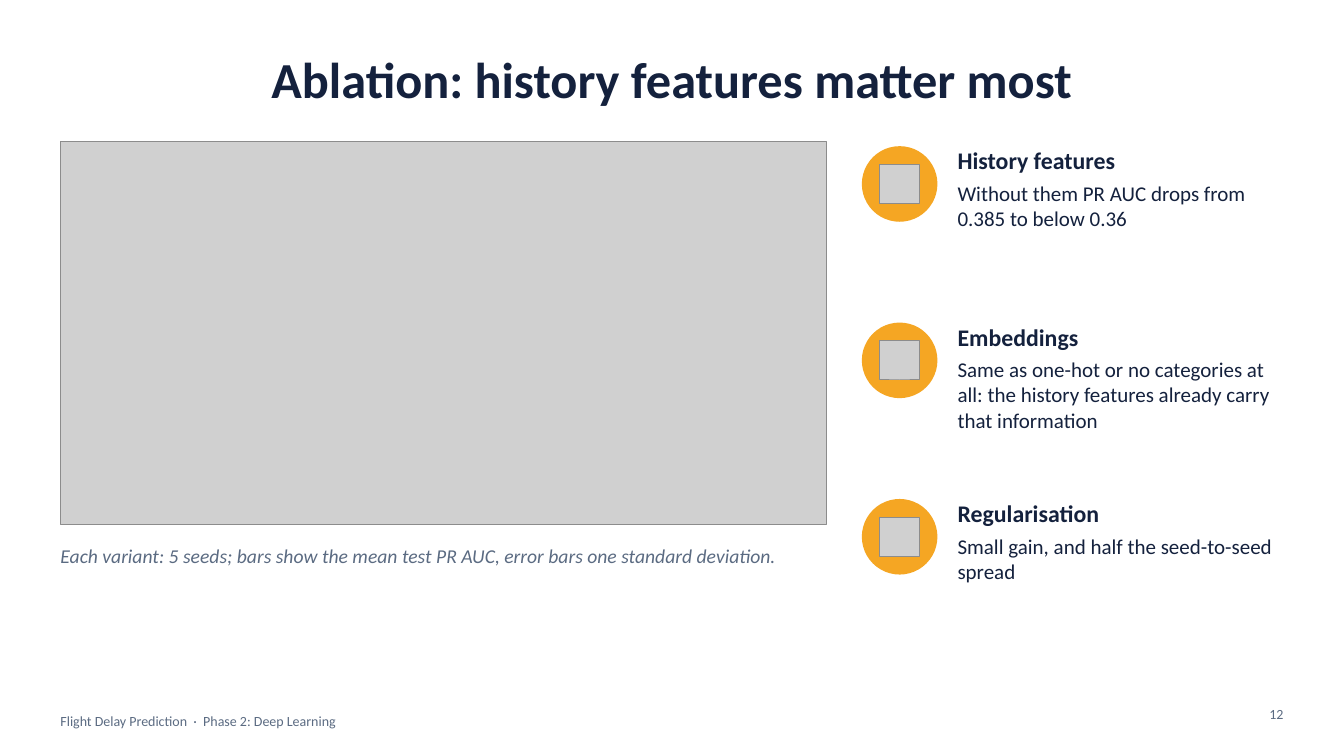
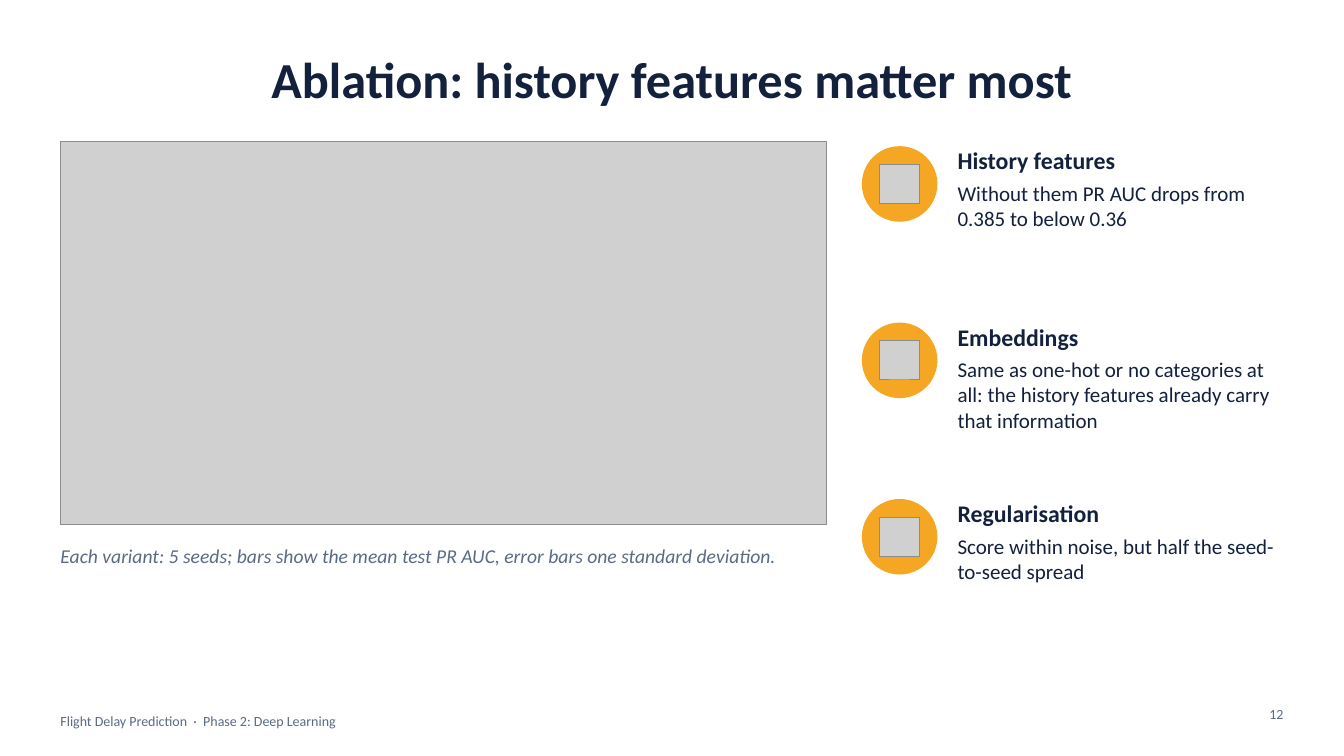
Before and after one commit to mayank-pillai-99/flight-delay-prediction, a slide deck: slide 12 of phase2/presentation/flight_delay_dl_presentation.pptx. Drawn at 1344x756 pixels with LibreOffice and Linux fonts; fonts in the diff are those of the drawing; grey boxes stand for pictures. Boxes give left, top, right and bottom in pixels: in the first picture for what was removed or moved away, otherwise in the second. Text is boxed around its words. In the diff, an @@ line names an element or a change of style, - is before the commit and + after.

```diff
--- a/phase2/presentation/flight_delay_dl_presentation.pptx
+++ b/phase2/presentation/flight_delay_dl_presentation.pptx
@@ text at <box>958,539,1274,583</box>: text changed @@
-Small gain, and half the seed-to-seed spread
+Score within noise, but half the seed-to-seed spread
```
Also in this commit, not shown: 4 other slides changed, 3 other files.
